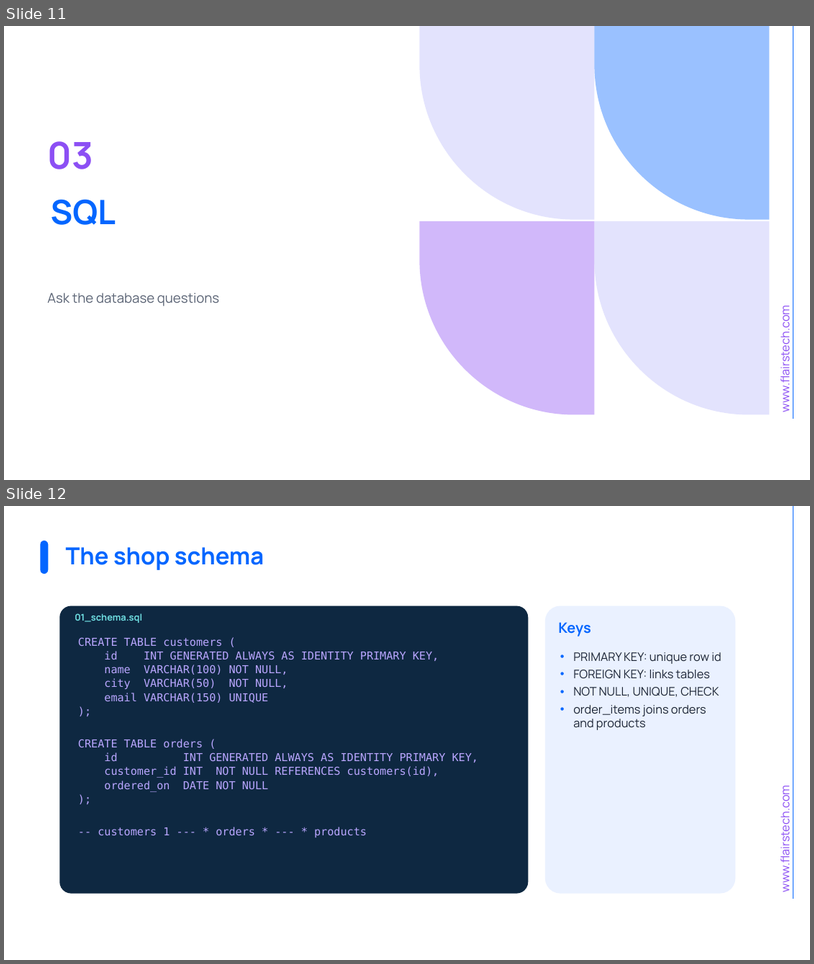
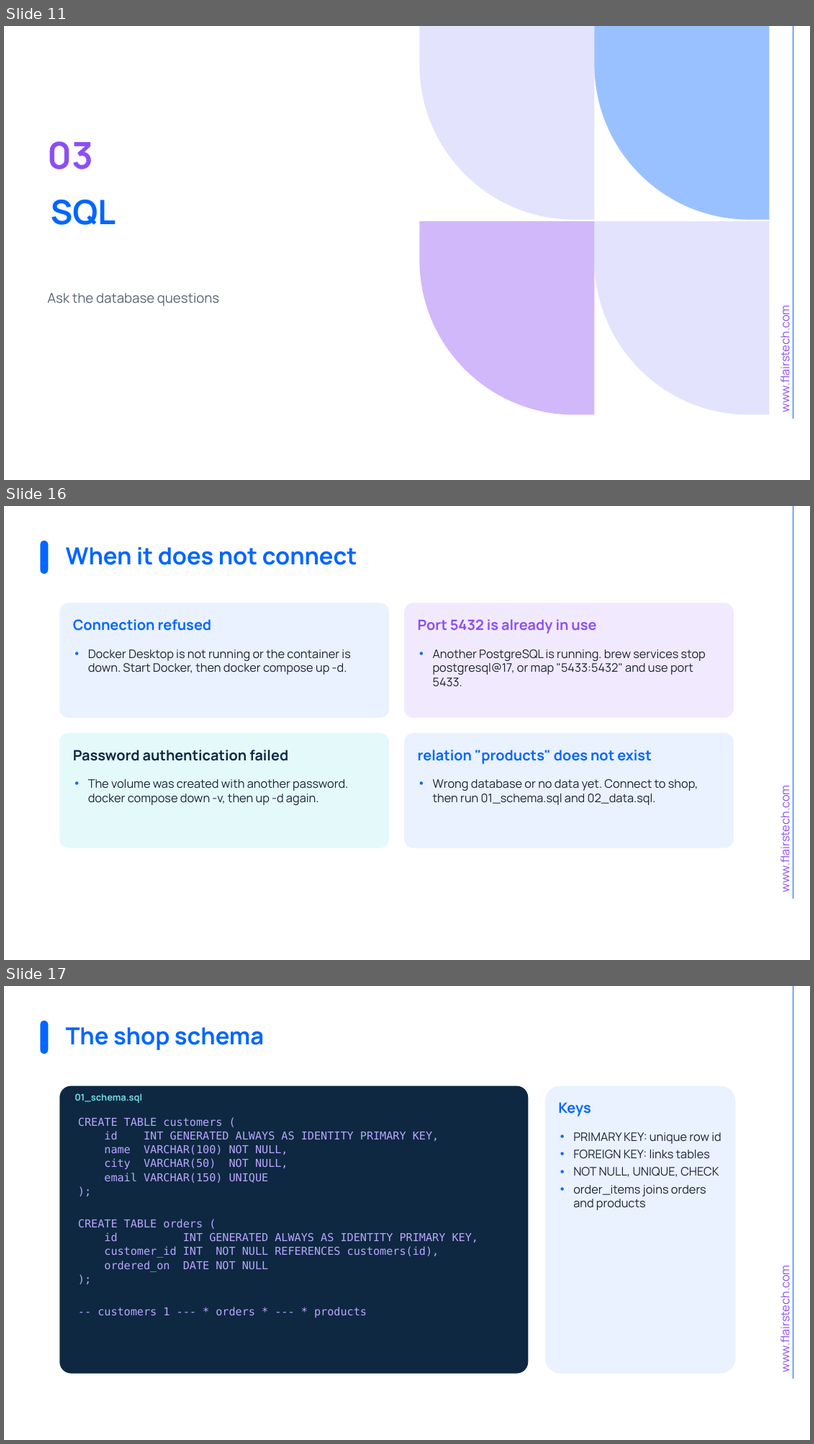
Before and after one commit to muhammedkamal/java-spring-bootcamp, a slide deck: files/Session08_HTTP_REST_and_SQL.pptx. Shown one above the other, each under a label of ours: slides 11 and 12 before the commit, slides 11, 16 and 17 after it; the slides between them are not shown. The pictures are 814x964 and 814x1444 pixels, drawn with LibreOffice and Linux fonts; fonts in the diff are those of the drawing; background and template pictures are left out. Boxes give left, top, right and bottom in pixels: in the first picture for what was removed or moved away, otherwise in the second. Text is boxed around its words. In the diff, an @@ line names an element or a change of style, - is before the commit and + after.

Commit message:
Add Session 8 Postman demo collection, PostgreSQL setup slides and web DB tools
- Postman collection for HttpBasics (local) and JSONPlaceholder, with status tests
- HttpBasics: serve mode for Postman and a 400 for POST without a title
- compose.yaml: Adminer on 8081 and pgAdmin on 5050 with the shop server preregistered
- Deck: five slides on Docker setup, psql, web tools, native install and troubleshooting

```diff
--- a/files/Session08_HTTP_REST_and_SQL.pptx
+++ b/files/Session08_HTTP_REST_and_SQL.pptx
@@ slide 16 added at bbox=[4, 506, 810, 960], background #FFFFFF; not listed: 2 template elements that a slide beside it also shows @@
@@ rounded rectangle added at bbox=[40, 541, 48, 574], fill #0366FF @@
@@ title added at bbox=[66, 547, 358, 565], 28 pt, text #0366FF, bold @@
+When it does not connect
@@ rounded rectangle added at bbox=[59, 602, 389, 718], fill #EAF1FF @@
@@ rounded rectangle added at bbox=[404, 602, 734, 718], fill #F1EAFE @@
@@ text added at bbox=[73, 619, 212, 631], 17 pt, text #0366FF, bold @@
+Connection refused
@@ text added at bbox=[418, 619, 597, 633], 17 pt, text #8C4FF4, bold @@
+Port 5432 is already in use
@@ text added at bbox=[88, 649, 350, 674], 14 pt, text #1B2433 @@
+• Docker Desktop is not running or the container is down. Start Docker, then docker compose up -d.
@@ text added at bbox=[433, 649, 706, 686], 14 pt, text #1B2433 @@
+• Another PostgreSQL is running. brew services stop postgresql@17, or map "5433:5432" and use port 5433.
@@ rounded rectangle added at bbox=[59, 733, 389, 848], fill #E3F9FA @@
@@ rounded rectangle added at bbox=[404, 733, 734, 848], fill #EAF1FF @@
@@ text added at bbox=[73, 749, 288, 761], 17 pt, text #0E2841, bold @@
+Password authentication failed
@@ text added at bbox=[418, 749, 652, 764], 17 pt, text #0366FF, bold @@
+relation "products" does not exist
@@ text added at bbox=[88, 779, 348, 805], 14 pt, text #1B2433 @@
+• The volume was created with another password. docker compose down -v, then up -d again.
@@ text added at bbox=[433, 779, 699, 805], 14 pt, text #1B2433 @@
+• Wrong database or no data yet. Connect to shop, then run 01_schema.sql and 02_data.sql.
@@ what was slide 12 is now slide 17 @@
```
Also in this commit, not shown: 2 slides changed, 4 other slides added, 5 other files.
